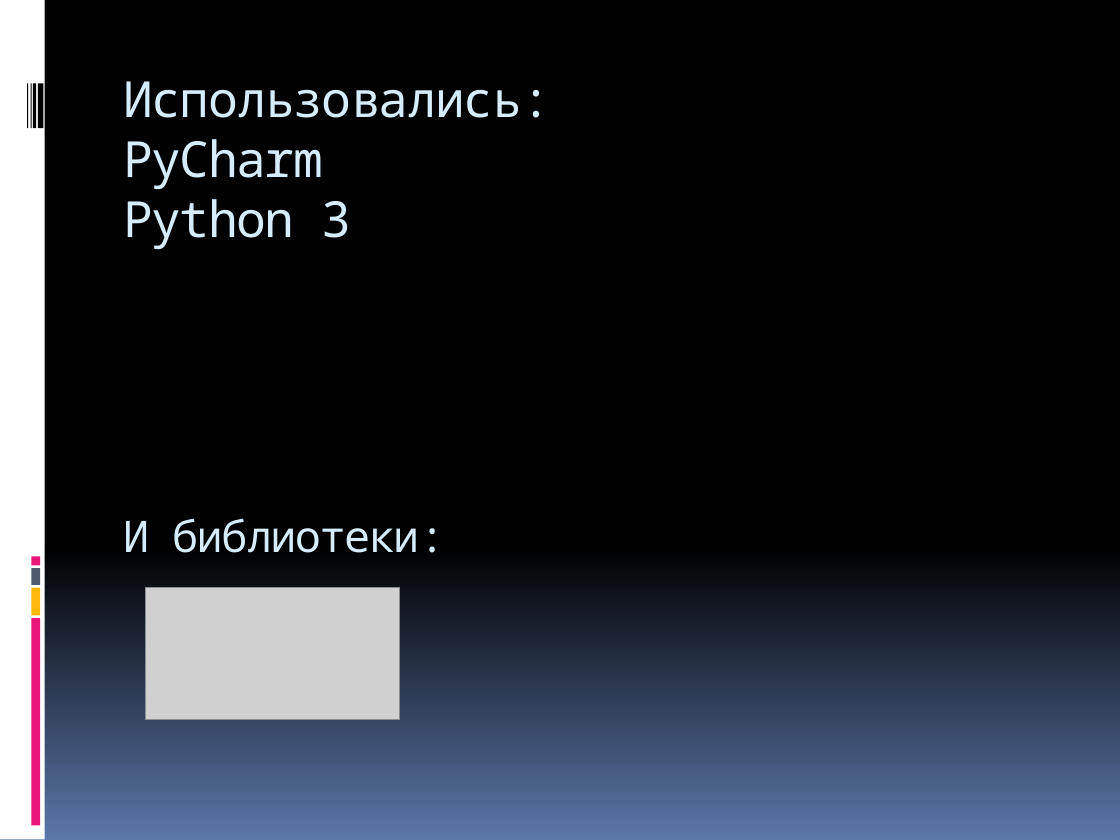
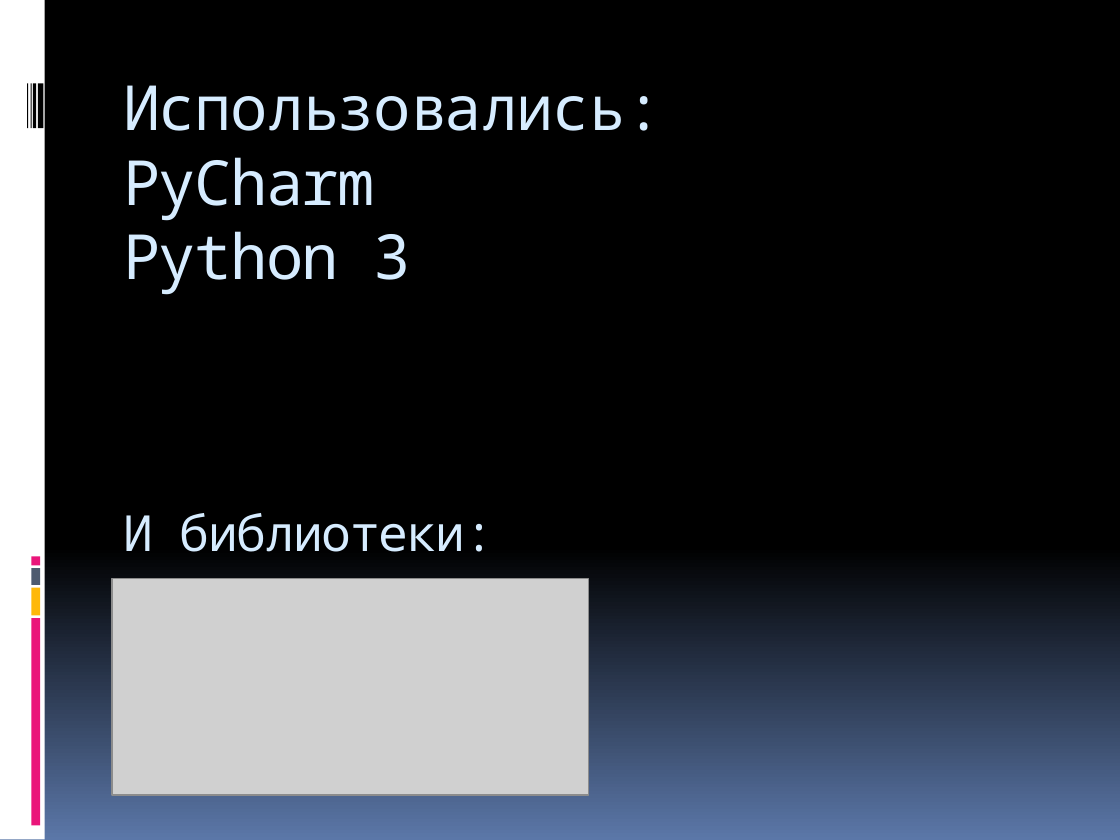
Before and after one commit to Shadowlucky/PanzerStorm, a slide deck: slide 5 of О проекте/PanzerStorm.pptx. Drawn at 1120x840 pixels with LibreOffice and Linux fonts; fonts in the diff are those of the drawing; grey boxes stand for pictures. Boxes give left, top, right and bottom in pixels: in the first picture for what was removed or moved away, otherwise in the second. Text is boxed around its words. In the diff, an @@ line names an element or a change of style, - is before the commit and + after.

```diff
--- a/О проекте/PanzerStorm.pptx
+++ b/О проекте/PanzerStorm.pptx
@@ title "Использовались: PyCharm Python 3 И ..." at [123, 85, 662, 552]: size 32 to 40 pt in "Использовались: PyCharm Python 3"; size 28 to 32 pt in "И библиотеки:" @@
@@ picture added at [112, 579, 588, 795] @@
@@ picture removed at [146, 588, 400, 720] @@
```
Also in this commit, not shown: 1 other file.
